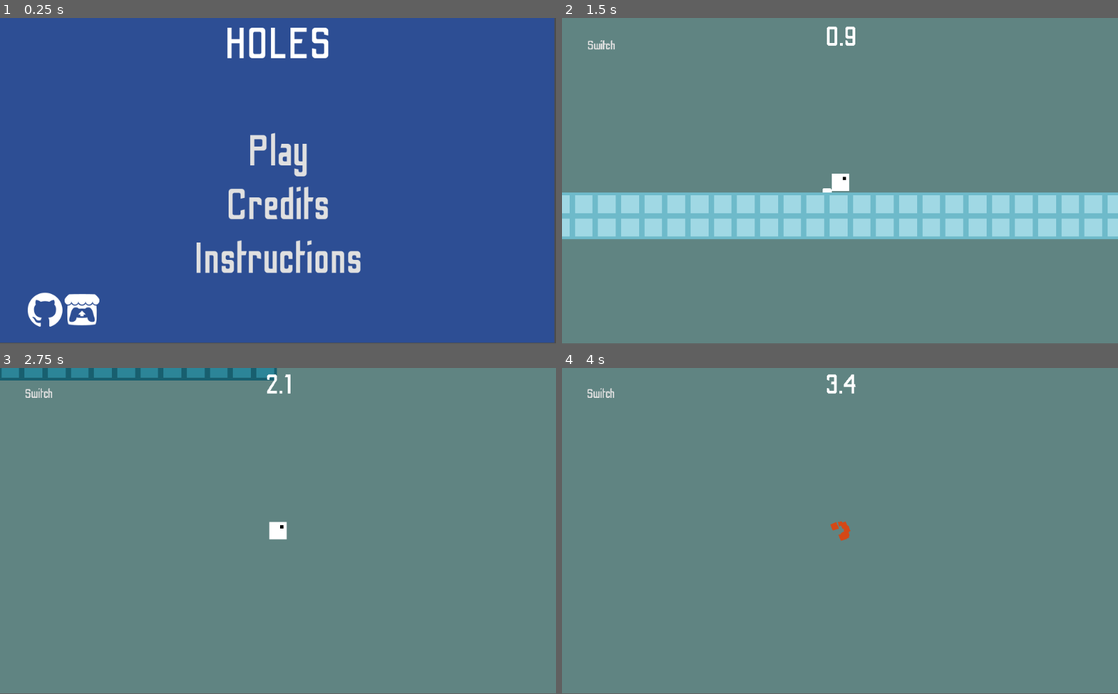
Above: before the commit, frames 1-4 (two rows, left to right).
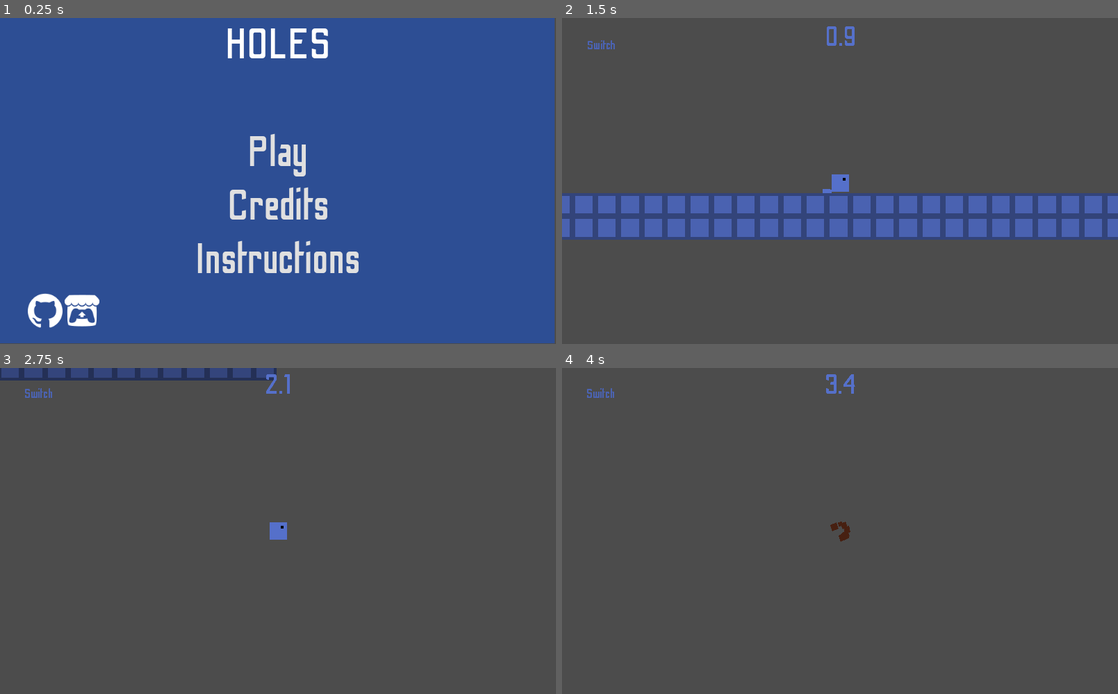
Above: after the commit, the same moments.

Repository: jonot-cyber/brackeys-game-jam-game-that-i-am-doing
Game: Godot game, scene res://Scenes/UI.tscn
Same seed, same stepped clock (60 frames per second), same inputs: the game is played once before the commit and once after it.
Inputs (mouse positions are in pixels of both pictures, inside the frame that each line leads up to):
- Up to frame 1 (0.25 s): no input
- Up to frame 2 (1.5 s): click "Play" at 0.5 s; tap Enter at 1.25 s; move the mouse to (962, 164) at 1.27 s; click (962, 164) at 1.42 s
- Up to frame 3 (2.75 s): tap Space at 1.52 s; drag from (166, 547) to (250, 596) at 2.02 s
- Up to frame 4 (4 s): move the mouse to (895, 459) at 2.77 s; click (895, 459) at 2.92 s; drag from (812, 596) to (673, 482) at 3.52 s
In our replay, the window is 800x468 before the commit and 800x469 after it. These sizes can differ from the game's own. Grey fills any space a smaller window leaves; there, only what the larger window draws over its background counts as a difference.

The runs differ from the first frame. In frame 1, 2.1% of the frame differs, in the area x 0-100%, y 2-100%; in frame 2, 100%; in frame 3, 100%; in frame 4, 100%, in the area x 0-100%, y 0-100%.

Commit message:
Add color modulation

Diff:
--- a/Scenes/Credits.tscn
+++ b/Scenes/Credits.tscn
@@ -64,10 +64,10 @@
 }
 
 [node name="Button" type="Button" parent="."]
-margin_left = 387.0
-margin_top = 421.0
-margin_right = 811.0
-margin_bottom = 554.0
+margin_left = 572.0
+margin_top = 413.0
+margin_right = 996.0
+margin_bottom = 546.0
 custom_fonts/font = SubResource( 1 )
 text = "Back"
 flat = true
--- a/Scenes/Objects/Player.tscn
+++ b/Scenes/Objects/Player.tscn
@@ -1,9 +1,8 @@
-[gd_scene load_steps=20 format=2]
+[gd_scene load_steps=19 format=2]
 
 [ext_resource path="res://Scripts/PlayerController.gd" type="Script" id=1]
 [ext_resource path="res://Assets/Images/icon.png" type="Texture" id=2]
 [ext_resource path="res://Scenes/Objects/ScreenShake.tscn" type="PackedScene" id=3]
-[ext_resource path="res://Assets/Images/Background.png" type="Texture" id=4]
 [ext_resource path="res://Assets/OdibeeSans-Regular.ttf" type="DynamicFontData" id=5]
 [ext_resource path="res://Scripts/CheckpointText.gd" type="Script" id=6]
 [ext_resource path="res://Assets/Music/Jump.wav" type="AudioStream" id=7]
@@ -13,6 +12,18 @@
 [ext_resource path="res://Assets/Music/MusicA.ogg" type="AudioStream" id=11]
 [ext_resource path="res://Scripts/Time.gd" type="Script" id=12]
 [ext_resource path="res://Assets/SwitchStyle.tres" type="StyleBox" id=13]
+
+[sub_resource type="DynamicFont" id=4]
+size = 200
+font_data = ExtResource( 5 )
+
+[sub_resource type="DynamicFont" id=5]
+size = 150
+font_data = ExtResource( 5 )
+
+[sub_resource type="DynamicFont" id=6]
+size = 70
+font_data = ExtResource( 5 )
 
 [sub_resource type="RectangleShape2D" id=1]
 extents = Vector2( 48, 48 )
@@ -26,20 +37,63 @@
 [sub_resource type="Gradient" id=3]
 colors = PoolColorArray( 0.796875, 0.0996094, 0.0996094, 1, 0.902344, 0.577403, 0.0704956, 1 )
 
-[sub_resource type="DynamicFont" id=4]
-size = 200
-font_data = ExtResource( 5 )
-
-[sub_resource type="DynamicFont" id=5]
-size = 150
-font_data = ExtResource( 5 )
-
-[sub_resource type="DynamicFont" id=6]
-size = 70
-font_data = ExtResource( 5 )
-
 [node name="Player" type="KinematicBody2D"]
 script = ExtResource( 1 )
+
+[node name="Label" type="Label" parent="."]
+visible = false
+margin_left = -1532.0
+margin_top = -896.0
+margin_right = 1528.0
+margin_bottom = 308.0
+custom_fonts/font = SubResource( 4 )
+text = "Checkpoint Reached"
+align = 1
+valign = 1
+script = ExtResource( 6 )
+__meta__ = {
+"_edit_use_anchors_": false
+}
+
+[node name="TextFade" type="Timer" parent="Label"]
+one_shot = true
+
+[node name="Tween" type="Tween" parent="Label"]
+
+[node name="Time" type="Label" parent="."]
+margin_left = -1530.0
+margin_top = -887.0
+margin_right = 1533.0
+margin_bottom = 886.0
+custom_fonts/font = SubResource( 5 )
+text = "0
+"
+align = 1
+script = ExtResource( 12 )
+__meta__ = {
+"_edit_use_anchors_": false
+}
+
+[node name="Second" type="Timer" parent="Time"]
+wait_time = 0.1
+autostart = true
+
+[node name="SwitchButton" type="Button" parent="."]
+anchor_right = 1.0
+margin_left = -1445.0
+margin_top = -821.0
+margin_right = -1199.0
+margin_bottom = -692.0
+custom_styles/hover = ExtResource( 13 )
+custom_styles/pressed = ExtResource( 13 )
+custom_styles/focus = ExtResource( 13 )
+custom_styles/normal = ExtResource( 13 )
+custom_fonts/font = SubResource( 6 )
+text = "Switch"
+flat = true
+__meta__ = {
+"_edit_use_anchors_": false
+}
 
 [node name="Sprite" type="Sprite" parent="."]
 scale = Vector2( 6, 6 )
@@ -49,18 +103,12 @@
 shape = SubResource( 1 )
 
 [node name="Camera" type="Camera2D" parent="."]
+current = true
 zoom = Vector2( 3, 3 )
+editor_draw_limits = true
+editor_draw_drag_margin = true
 
 [node name="ScreenShake" parent="Camera" instance=ExtResource( 3 )]
-
-[node name="Background" type="Sprite" parent="."]
-modulate = Color( 0.376471, 0.517647, 0.509804, 1 )
-position = Vector2( 5006.51, 5000 )
-scale = Vector2( 1e+07, 1e+06 )
-z_index = -2
-texture = ExtResource( 4 )
-
-[node name="Tween" type="Tween" parent="Background"]
 
 [node name="Particles" type="CPUParticles2D" parent="."]
 material = SubResource( 2 )
@@ -84,26 +132,6 @@
 [node name="Respawn" type="Timer" parent="."]
 one_shot = true
 
-[node name="Label" type="Label" parent="."]
-visible = false
-margin_left = -1532.0
-margin_top = -896.0
-margin_right = 1528.0
-margin_bottom = 308.0
-custom_fonts/font = SubResource( 4 )
-text = "Checkpoint Reached"
-align = 1
-valign = 1
-script = ExtResource( 6 )
-__meta__ = {
-"_edit_use_anchors_": false
-}
-
-[node name="TextFade" type="Timer" parent="Label"]
-one_shot = true
-
-[node name="Tween" type="Tween" parent="Label"]
-
 [node name="Music" type="Node2D" parent="."]
 
 [node name="Jump" type="AudioStreamPlayer2D" parent="Music"]
@@ -125,24 +153,6 @@
 volume_db = 1.0
 autoplay = true
 
-[node name="Time" type="Label" parent="."]
-margin_left = -1522.0
-margin_top = -887.0
-margin_right = 1533.0
-margin_bottom = 886.0
-custom_fonts/font = SubResource( 5 )
-text = "0
-"
-align = 1
-script = ExtResource( 12 )
-__meta__ = {
-"_edit_use_anchors_": false
-}
-
-[node name="Second" type="Timer" parent="Time"]
-wait_time = 0.1
-autostart = true
-
 [node name="Bounce" type="CPUParticles2D" parent="."]
 position = Vector2( 0, 50 )
 z_index = -2
@@ -162,23 +172,12 @@
 wait_time = 0.5
 one_shot = true
 
-[node name="SwitchButton" type="Button" parent="."]
-margin_left = -1445.0
-margin_top = -821.0
-margin_right = -1199.0
-margin_bottom = -692.0
-custom_styles/hover = ExtResource( 13 )
-custom_styles/pressed = ExtResource( 13 )
-custom_styles/focus = ExtResource( 13 )
-custom_styles/normal = ExtResource( 13 )
-custom_fonts/font = SubResource( 6 )
-text = "Switch"
-flat = true
-__meta__ = {
-"_edit_use_anchors_": false
-}
-[connection signal="timeout" from="Respawn" to="." method="_on_Respawn_timeout"]
+[node name="Background" type="CanvasModulate" parent="."]
+color = Color( 0.333333, 0.439216, 0.792157, 1 )
+
+[node name="Tween" type="Tween" parent="Background"]
 [connection signal="timeout" from="Label/TextFade" to="Label" method="_on_TextFade_timeout"]
 [connection signal="timeout" from="Time/Second" to="Time" method="_on_Second_timeout"]
+[connection signal="pressed" from="SwitchButton" to="." method="_on_SwitchButton_pressed"]
+[connection signal="timeout" from="Respawn" to="." method="_on_Respawn_timeout"]
 [connection signal="timeout" from="Bounce/BounceTimer" to="." method="bounce_timeout"]
-[connection signal="pressed" from="SwitchButton" to="." method="_on_SwitchButton_pressed"]
--- a/Scenes/UI.tscn
+++ b/Scenes/UI.tscn
@@ -6,7 +6,7 @@
 [ext_resource path="res://Assets/Images/github.svg" type="Texture" id=4]
 [ext_resource path="res://Assets/Images/itch-dot-io.svg" type="Texture" id=5]
 [ext_resource path="res://Scripts/Github.gd" type="Script" id=6]
-[ext_resource path="res://Scenes/Itch.gd" type="Script" id=7]
+[ext_resource path="res://Scripts/Itch.gd" type="Script" id=7]
 
 [sub_resource type="DynamicFont" id=1]
 size = 80
--- a/Scripts/Checkpoint.gd
+++ b/Scripts/Checkpoint.gd
@@ -4,10 +4,10 @@
 export var duration : float = 1
 export var switch : String = "red"
 
-onready var tween      : Tween =           get_node("Tween")
-onready var background : Sprite =          get_node("../../Player/Background")
-onready var spawn      : Position2D =      get_node("../../Spawn")
-onready var player     : KinematicBody2D = get_node("../../Player")
+onready var tween      := get_node("Tween")
+onready var background := get_node("../../Player/Background")
+onready var spawn      := get_node("../../Spawn")
+onready var player     := get_node("../../Player")
 
 onready var main    := get_node("../..")
 onready var tilemap := get_node("../../TileMap")
@@ -23,6 +23,6 @@
 		player._on_checkpoint()
 		main.active = switch
 		tilemap.update_tiles()
-		tween.interpolate_property(background, "modulate", background.modulate, color, duration, TRANS, EASE)
+		tween.interpolate_property(background, "color", background.color, color, duration, TRANS, EASE)
 		tween.start()
 		emit_signal("checkpoint")
--- a/Scripts/PlayerController.gd
+++ b/Scripts/PlayerController.gd
@@ -106,14 +106,16 @@
 
 
 func _on_Respawn_timeout():
+	$Camera.smoothing_enabled = false
 	reset()
 	get_node('..').active = 'red'
 	emit_signal('reset')
 	sprite.visible = true
+	$Camera.smoothing_enabled = true
 
 func _on_checkpoint():
 	checkpoint.play()
-	get_node("Label")._on_checkpoint()
+	$Label._on_checkpoint()
 
 
 func _on_EndPoint_body_entered(body):
--- a/project.godot
+++ b/project.godot
@@ -25,11 +25,16 @@
 
 [display]
 
-window/size/resizable=false
+window/stretch/mode="2d"
+window/stretch/aspect="expand"
 
 [input_devices]
 
 pointing/emulate_touch_from_mouse=true
+
+[physics]
+
+2d/physics_engine="GodotPhysics"
 
 [rendering]
 
Binary file changed: Assets/TilesetMain.png
Not shown: 1 places in Scenes/Play.tscn that only renumber resources
Renamed: Scenes/Itch.gd -> Scripts/Itch.gd
